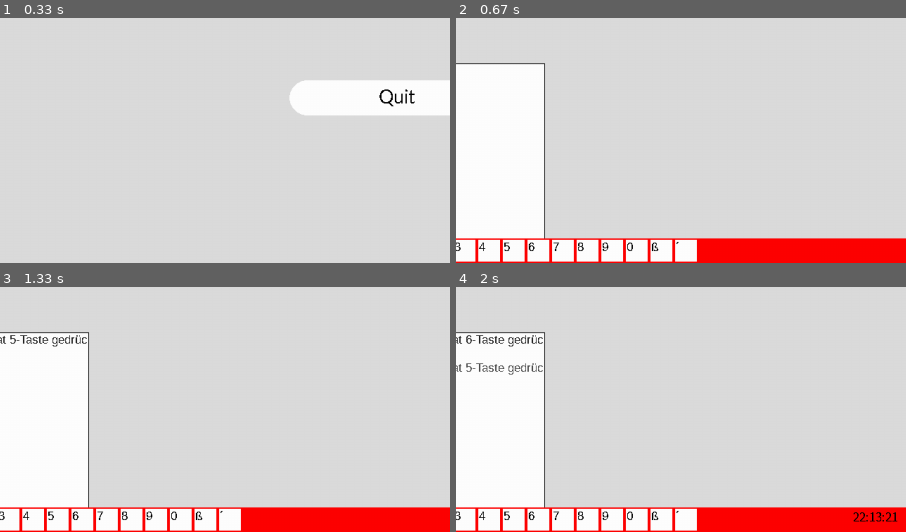
Above: before the commit, frames 1-4 (two rows, left to right).
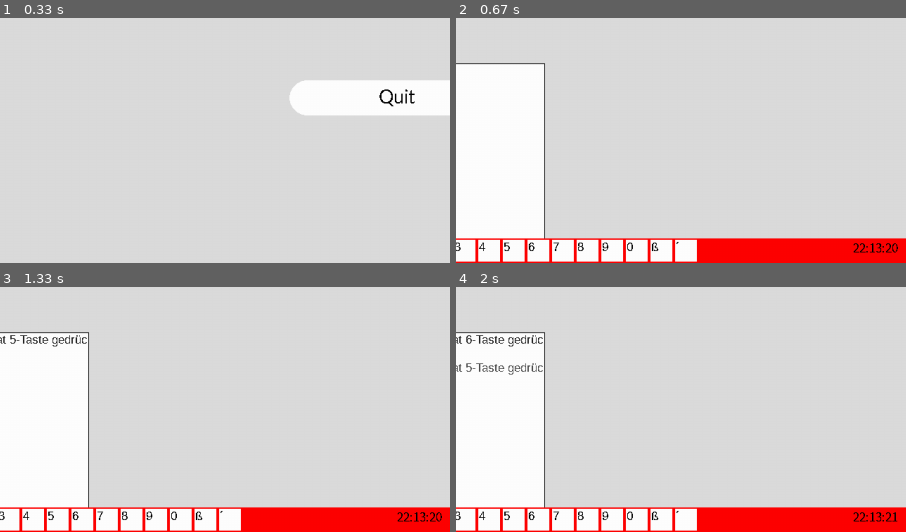
Above: after the commit, the same moments.

Repository: hammerfaul/PyGame
Game: pygame game, started from main.py
Same seed, same stepped clock (60 frames per second), same inputs: the game is played once before the commit and once after it.
Inputs (mouse positions are % of the whole screen's width and height, from its top left):
- Up to frame 1 (0.33 s): no input
- Up to frame 2 (0.67 s): click "Start" at 0.38 s
- Up to frame 3 (1.33 s): click "5" at 0.72 s; click (19, 33) at 1.05 s
- Up to frame 4 (2 s): click "6" at 1.38 s; click (52, 13) at 1.72 s
The pictures show only the part of the screen within x 6-56%, y 50-100%; the shares and areas given below are measured in that part.

Frame 1 is identical in both runs. In frame 2, 0.2% of the frame differs, in the area x 88-99%, y 91-96%; in frame 3, 0.2%; in frame 4, nothing differs.

Commit message:
Script sortiert (figures) Uhrzeit wird jetzt fehlerfrei angezeigt

Diff:
--- a/figures.py
+++ b/figures.py
@@ -0,0 +1,92 @@
+from config import *
+
+import pygame
+
+class Base:
+    def __init__(self, display, player, img, color):
+        self.display = display
+        self.img = img
+        self.max_hp = base_hp
+        self.hp = base_hp
+        self.progress = 1
+        self.color = color
+        self.dmg = base_dmg
+        self.gold = 1
+        self.holz = 0
+        self.nahrung = 0
+        self.menschen = 0
+        self.player = player
+
+        # base
+        self.base = pygame.image.load(img)
+        self.base_breite = self.base.get_size()[0]
+        self.base_hoehe = self.base.get_size()[1]
+
+    def update(self):
+        self.progress = self.hp / self.max_hp
+        if self.hp < 0:
+            self.hp = 0
+        text = myfont.render(str(self.hp), False, (0, 0, 0))
+        text_width = text.get_width()
+        if self.player == 1:
+            self.display.blit(self.base, (int(self.base_breite / 2), int(self.base_hoehe / 2)))
+            if self.hp != 0:
+                pygame.draw.rect(self.display, self.color,
+                                 pygame.Rect(int(self.base_breite / 2), int(self.base_hoehe / 2),
+                                             int(self.base_breite * self.progress),
+                                             hpbar_height))
+            pygame.draw.rect(self.display, (128, 128, 128),
+                             pygame.Rect(int(self.base_breite / 2), int(self.base_hoehe / 2),
+                                         int(self.base_breite),
+                                         hpbar_height), 1)
+            self.display.blit(text,
+                              (int(self.base_breite / 2 + self.base_breite / 2 - text_width / 2),
+                               int(self.base_hoehe / 2 - 1)))
+        else:
+            self.display.blit(self.base, (
+                int(screen_width - self.base_breite * 3 / 2),
+                int(screen_height - breite_unten - self.base_hoehe * 3 / 2)))
+            if self.hp != 0:
+                pygame.draw.rect(self.display, self.color,
+                                 pygame.Rect(int(screen_width - self.base_breite * 3 / 2),
+                                             int(screen_height - breite_unten - self.base_hoehe * 3 / 2),
+                                             int(self.base_breite * self.progress),
+                                             hpbar_height))
+            pygame.draw.rect(self.display, (128, 128, 128), pygame.Rect(int(screen_width - self.base_breite * 3 / 2),
+                                                                        int(
+                                                                            screen_height - breite_unten - self.base_hoehe * 3 / 2),
+                                                                        int(self.base_breite), hpbar_height), 1)
+            self.display.blit(text,
+                              (int(screen_width - self.base_breite * 3 / 2 + self.base_breite / 2 - text_width / 2),
+                               int(screen_height - self.base_hoehe * 3 / 2 - 1 - breite_unten)))
+
+
+class Spawn:
+    def __init__(self, x, y, img, player, display, visible):
+        self.schaden = 1
+        self.x = x
+        self.y = y
+        self.hp = 5
+        self.max_hp = 5
+        self.progress = 1
+        self.player = player
+        self.display = display
+        self.img = img
+        self.visible = visible
+
+        # HP Bar
+        # Icon
+        self.base = pygame.image.load(img)
+        self.base = pygame.transform.scale(self.base, (50, 50))
+        self.base_breite = self.base.get_size()[0]
+        self.base_hoehe = self.base.get_size()[1]
+
+    def update(self, x, y):
+        self.progress = self.hp / self.max_hp
+        if self.hp < 0:
+            self.hp = 0
+        if self.visible:
+            self.display.blit(self.base, (int(x), int(y)))
+
+    def visible(self, visible):
+        self.visible = visible
--- a/main.py
+++ b/main.py
@@ -5,6 +5,7 @@
 from config import *
 from UI import *
 from Mainscreen import *
+from figures import *
 
 pygame.init()
 pygame.font.init()
@@ -104,7 +105,8 @@
     ticks = 0
     sek = 0
 
-    current_time = ""
+    now = datetime.now()
+    current_time = now.strftime("%H:%M:%S")
 
     einheiten = [Spawn(x=50, y=50, img="resources/speer.png", player=1, display=screen, visible=False)]
 
@@ -264,96 +266,6 @@
         clock.tick(60)
 
 
-class Base:
-    def __init__(self, display, player, img, color):
-        self.display = display
-        self.img = img
-        self.max_hp = base_hp
-        self.hp = base_hp
-        self.progress = 1
-        self.color = color
-        self.dmg = base_dmg
-        self.gold = 1
-        self.holz = 0
-        self.nahrung = 0
-        self.menschen = 0
-        self.player = player
-
-        # base
-        self.base = pygame.image.load(img)
-        self.base_breite = self.base.get_size()[0]
-        self.base_hoehe = self.base.get_size()[1]
-
-    def update(self):
-        self.progress = self.hp / self.max_hp
-        if self.hp < 0:
-            self.hp = 0
-        text = myfont.render(str(self.hp), False, (0, 0, 0))
-        text_width = text.get_width()
-        if self.player == 1:
-            self.display.blit(self.base, (int(self.base_breite / 2), int(self.base_hoehe / 2)))
-            if self.hp != 0:
-                pygame.draw.rect(self.display, self.color,
-                                 pygame.Rect(int(self.base_breite / 2), int(self.base_hoehe / 2),
-                                             int(self.base_breite * self.progress),
-                                             hpbar_height))
-            pygame.draw.rect(self.display, (128, 128, 128),
-                             pygame.Rect(int(self.base_breite / 2), int(self.base_hoehe / 2),
-                                         int(self.base_breite),
-                                         hpbar_height), 1)
-            self.display.blit(text,
-                              (int(self.base_breite / 2 + self.base_breite / 2 - text_width / 2),
-                               int(self.base_hoehe / 2 - 1)))
-        else:
-            self.display.blit(self.base, (
-                int(screen_width - self.base_breite * 3 / 2),
-                int(screen_height - breite_unten - self.base_hoehe * 3 / 2)))
-            if self.hp != 0:
-                pygame.draw.rect(self.display, self.color,
-                                 pygame.Rect(int(screen_width - self.base_breite * 3 / 2),
-                                             int(screen_height - breite_unten - self.base_hoehe * 3 / 2),
-                                             int(self.base_breite * self.progress),
-                                             hpbar_height))
-            pygame.draw.rect(self.display, (128, 128, 128), pygame.Rect(int(screen_width - self.base_breite * 3 / 2),
-                                                                        int(
-                                                                            screen_height - breite_unten - self.base_hoehe * 3 / 2),
-                                                                        int(self.base_breite), hpbar_height), 1)
-            self.display.blit(text,
-                              (int(screen_width - self.base_breite * 3 / 2 + self.base_breite / 2 - text_width / 2),
-                               int(screen_height - self.base_hoehe * 3 / 2 - 1 - breite_unten)))
-
-
-class Spawn:
-    def __init__(self, x, y, img, player, display, visible):
-        self.schaden = 1
-        self.x = x
-        self.y = y
-        self.hp = 5
-        self.max_hp = 5
-        self.progress = 1
-        self.player = player
-        self.display = display
-        self.img = img
-        self.visible = visible
-
-        # HP Bar
-        # Icon
-        self.base = pygame.image.load(img)
-        self.base = pygame.transform.scale(self.base, (50, 50))
-        self.base_breite = self.base.get_size()[0]
-        self.base_hoehe = self.base.get_size()[1]
-
-    def update(self, x, y):
-        self.progress = self.hp / self.max_hp
-        if self.hp < 0:
-            self.hp = 0
-        if self.visible:
-            self.display.blit(self.base, (int(x), int(y)))
-
-    def visible(self, visible):
-        self.visible = visible
-
-
 # Fenster öffnen
 screen = pygame.display.set_mode((screen_width, screen_height))
 
